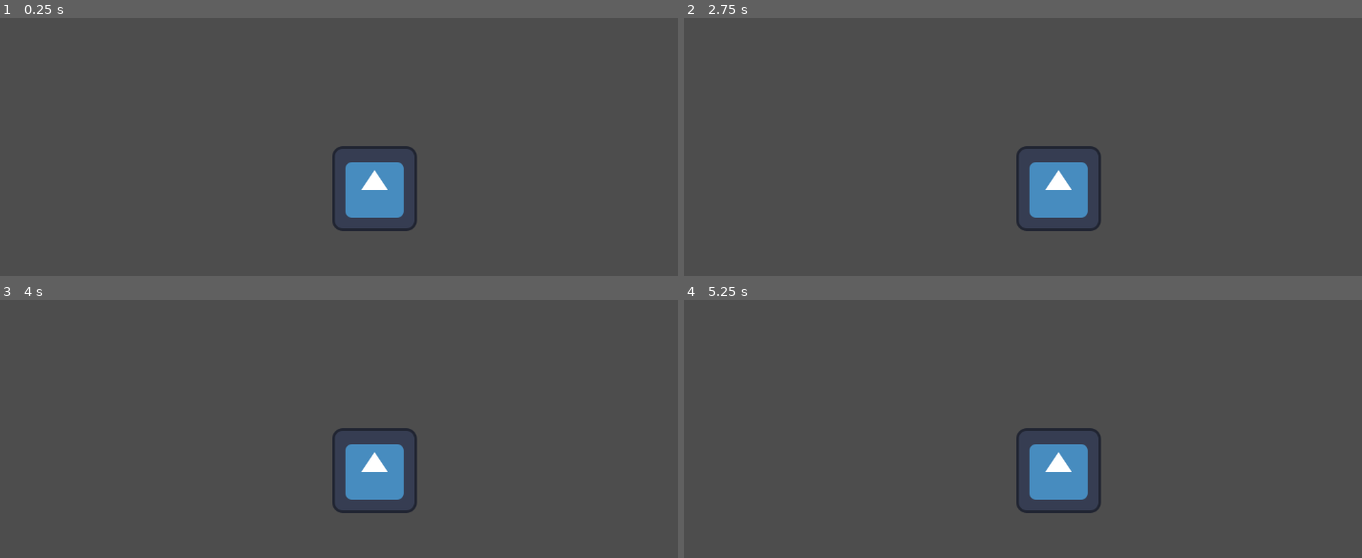
Above: before the commit, frames 1-4 (two rows, left to right).
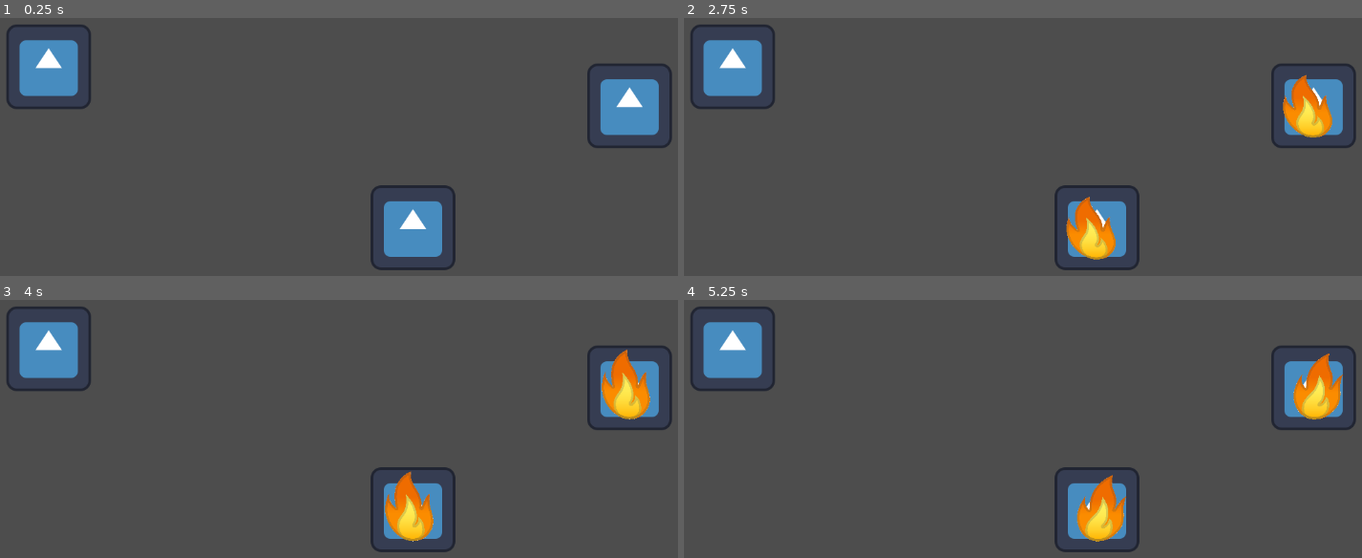
Above: after the commit, the same moments.

Repository: LiamRICE/CoopSpaceGame
Game: Godot game, scene res://scenes/test_scene.tscn
The game is run twice, just before and just after one commit, with the same random seed, the same clock (stepped at 60 frames per second) and the same inputs. The engine's default icon, where the game draws it, is replaced by a stand-in: a white triangle on a blue panel in a dark square.
Inputs:
- Up to frame 1 (0.25 s): no input
- Up to frame 2 (2.75 s): tap Enter (ui_accept) at 0.5, 0.6, 0.77, 1.07, 1.52, 1.55, 1.82, 2.1 s; hold D (right) 0.53-1.28 s; hold S (down) 1.28-2.03 s; tap Shift (sprint) at 1.35 s; hold D (right) from 2.03 s (still down)
- Up to frame 3 (4 s): release D (right) at 2.78 s; hold W (up) 2.78-3.53 s; tap Shift (sprint) at 2.85 s; tap Enter (ui_accept) at 3.02, 3.05, 3.32, 3.6, 3.77 s; hold A (left) from 3.53 s (still down)
- Up to frame 4 (5.25 s): tap Enter (ui_accept) at 4.07, 4.52, 4.55, 4.82, 5.1 s; tap Shift (sprint) at 4.35 s; release A (left) at 5.03 s; hold S (down) from 5.03 s (still down)

The runs differ from the first frame. In frame 1, 8.9% of the frame differs, in the area x 0-100%, y 2-98%; in frame 2, 9.1%; in frame 3, 9.2%; in frame 4, 9.0%.

Commit message:
Fire now spreads from one object to another within it's radius. Added a simple fire effect.

Diff:
--- /dev/null
+++ b/ressources/shaders/FX/fire_effect.gdshader
@@ -0,0 +1,18 @@
+shader_type canvas_item;
+
+
+void vertex() {
+	if(VERTEX.y < 0.0){
+		VERTEX.x = VERTEX.x + (0.8 * sin(TIME * 1.5) + 0.5 * sin(TIME * 4.2) + 0.1 * sin(TIME * 10.4) + 0.05 * sin(TIME * 15.7)) * 200.0;
+		VERTEX.y = VERTEX.y + 0.8 + (0.8 * sin(TIME * 1.2) + 0.5 * sin(TIME * 5.6) + 0.1 * sin(TIME * 9.4) + 0.05 * sin(TIME * 16.9)) * 100.0;
+	}
+}
+
+void fragment() {
+	// Called for every pixel the material is visible on.
+}
+
+//void light() {
+	// Called for every pixel for every light affecting the material.
+	// Uncomment to replace the default light processing function with this one.
+//}
--- a/scenes/objects/Properties/flammable.gd
+++ b/scenes/objects/Properties/flammable.gd
@@ -15,21 +15,23 @@
 
 # Associated nodes
 @onready var timer := $Timer
+@onready var effect := $Effect
 
 # Signals
 signal property_event(property :Properties)
+signal property_event_end(property :Properties)
 
 
 func _ready():
-	if is_burning and is_spreadable:
+	if is_burning:
 		start_fire()
 
 
 # Debug _process function
-func _process(delta):
-	# DEBUG
-	if Input.is_action_just_pressed("ui_accept"):
-		start_fire()
+#func _process(delta):
+	## DEBUG
+	#if Input.is_action_just_pressed("ui_accept"):
+		#start_fire()
 
 
 # Spreads the fire when the timer fires
@@ -38,11 +40,14 @@
 
 
 func start_fire():
-	is_burning = true
-	if is_spreadable:
-		timer.start(SPREADING_SPEED)
+	if not is_burning:
+		is_burning = true
+		effect.visible = true
+		if is_spreadable:
+			timer.start(SPREADING_SPEED)
 
 
 func stop_fire():
 	is_burning = false
+	effect.visible = false
 	timer.stop()
--- a/scenes/objects/Properties/flammable.tscn
+++ b/scenes/objects/Properties/flammable.tscn
@@ -1,11 +1,23 @@
-[gd_scene load_steps=2 format=3 uid="uid://dwipr7thyh0hd"]
+[gd_scene load_steps=5 format=3 uid="uid://dwipr7thyh0hd"]
 
 [ext_resource type="Script" path="res://scenes/objects/Properties/flammable.gd" id="1_eliku"]
+[ext_resource type="Shader" path="res://ressources/shaders/FX/fire_effect.gdshader" id="2_iurc2"]
+[ext_resource type="Texture2D" uid="uid://dtq2euj1j8yb2" path="res://graphics/FX/fire_effect.png" id="2_xk6bt"]
 
-[node name="Flammable" type="Node"]
+[sub_resource type="ShaderMaterial" id="ShaderMaterial_0gmkx"]
+shader = ExtResource("2_iurc2")
+
+[node name="Flammable" type="Node2D"]
+z_index = 10
 script = ExtResource("1_eliku")
 
 [node name="Timer" type="Timer" parent="."]
 wait_time = 5.0
 
+[node name="Effect" type="Sprite2D" parent="."]
+visible = false
+material = SubResource("ShaderMaterial_0gmkx")
+scale = Vector2(0.1, 0.1)
+texture = ExtResource("2_xk6bt")
+
 [connection signal="timeout" from="Timer" to="." method="_spread"]
--- a/scenes/objects/static_object.gd
+++ b/scenes/objects/static_object.gd
@@ -2,11 +2,11 @@
 
 const Properties = preload("res://scenes/objects/object_enums.gd").Properties
 
+# Child nodes (initialised at _ready() )
 var properties :Array[Node]
 @onready var effect_area :Area2D = $Effect_area
 
-var monitored_property :Properties = Properties.NONE
-
+var active_properties :Array[Properties] = []
 
 # Called when the node enters the scene tree for the first time.
 func _ready():
@@ -15,10 +15,9 @@
 	for i in properties:
 		if not i == null:
 			i.property_event.connect(_on_property_event)
+			i.property_event_end.connect(_on_property_event_end)
 		else:
 			printerr("An empty property in the array in object " + str(self))
-
-	effect_area.body_entered.connect(_on_body_entered)
 
 
 func _load_properties():
@@ -39,19 +38,27 @@
 # Fires when the fire spreads. Activates the area of effect.
 func _on_property_event(origin :Properties):
 	print(str(origin) + " means a flammable thing happened.")
-	if monitored_property == origin:
-		monitored_property = Properties.NONE
-		effect_area.monitoring = false
-	else:
-		monitored_property = origin
-		effect_area.monitoring = true
+
+	var bodies := effect_area.get_overlapping_bodies()
+	bodies.erase($Collision)
+	for body in bodies:
+		if body.get_parent().has_node("Flammable"):
+			print(body)
+			body.get_parent().get_node("Flammable").start_fire()
+
+	effect_area.monitoring = true
+	active_properties.append(origin)
 
 
-func _on_body_entered(body :Node2D):
-	print("Body entered !")
-	if body.has_node("Flammable"):
-		body.get_node("Flammable").start_fire()
-		print("New fire started !")
-	elif body.has_node("Explosive"):
-		body.get_node("Explosive").start_explosion()
-		print("New explosion started !")
+func _on_property_event_end(origin :Properties):
+	print(str(origin) + " means a flammable thing stopped happening.")
+	active_properties.erase(origin)
+	if active_properties.size() == 0:
+		effect_area.monitoring = false
+
+
+func _physics_process(delta):
+	if not active_properties.size() == 0:
+		print("Activate properties !!!")
+		print(effect_area.has_overlapping_bodies())
+		active_properties.erase(Properties.FLAMMABLE)
--- a/scenes/objects/static_object.tscn
+++ b/scenes/objects/static_object.tscn
@@ -8,7 +8,7 @@
 size = Vector2(128, 128)
 
 [sub_resource type="CircleShape2D" id="CircleShape2D_dcavg"]
-radius = 200.0
+radius = 400.0
 
 [node name="StaticObject" type="Node2D"]
 script = ExtResource("1_jdvw2")
@@ -22,11 +22,8 @@
 shape = SubResource("RectangleShape2D_k3kry")
 
 [node name="Effect_area" type="Area2D" parent="."]
-monitoring = false
-monitorable = false
 
 [node name="AoE" type="CollisionShape2D" parent="Effect_area"]
 shape = SubResource("CircleShape2D_dcavg")
 
 [node name="Flammable" parent="." instance=ExtResource("2_vbrwk")]
-is_burning = true
--- a/scenes/test_scene.tscn
+++ b/scenes/test_scene.tscn
@@ -1,10 +1,18 @@
-[gd_scene load_steps=2 format=3 uid="uid://degdwaqwvdeow"]
+[gd_scene load_steps=3 format=3 uid="uid://degdwaqwvdeow"]
 
+[ext_resource type="Script" path="res://scenes/testing_script.gd" id="1_3hsn6"]
 [ext_resource type="PackedScene" uid="uid://dhlbnkmfh4ixf" path="res://scenes/objects/static_object.tscn" id="1_fxxfu"]
 
 [node name="TestScene" type="Node2D"]
+script = ExtResource("1_3hsn6")
 
 [node name="Camera2D" type="Camera2D" parent="."]
 
-[node name="StaticObject" parent="." instance=ExtResource("1_fxxfu")]
-position = Vector2(89, 91)
+[node name="Box" parent="." instance=ExtResource("1_fxxfu")]
+position = Vector2(147, 150)
+
+[node name="Box2" parent="." instance=ExtResource("1_fxxfu")]
+position = Vector2(474, -34)
+
+[node name="Box3" parent="." instance=ExtResource("1_fxxfu")]
+position = Vector2(-403, -93)
--- /dev/null
+++ b/scenes/testing_script.gd
@@ -0,0 +1,10 @@
+extends Node2D
+
+
+
+# Called every frame. 'delta' is the elapsed time since the previous frame.
+func _process(delta):
+	var box = $Box
+
+	if Input.is_action_just_pressed("ui_accept"):
+		box.get_node("Flammable").start_fire()
Binary file added: graphics/FX/fire_effect.png
Not shown, added: graphics/FX/fire_effect.png.import
